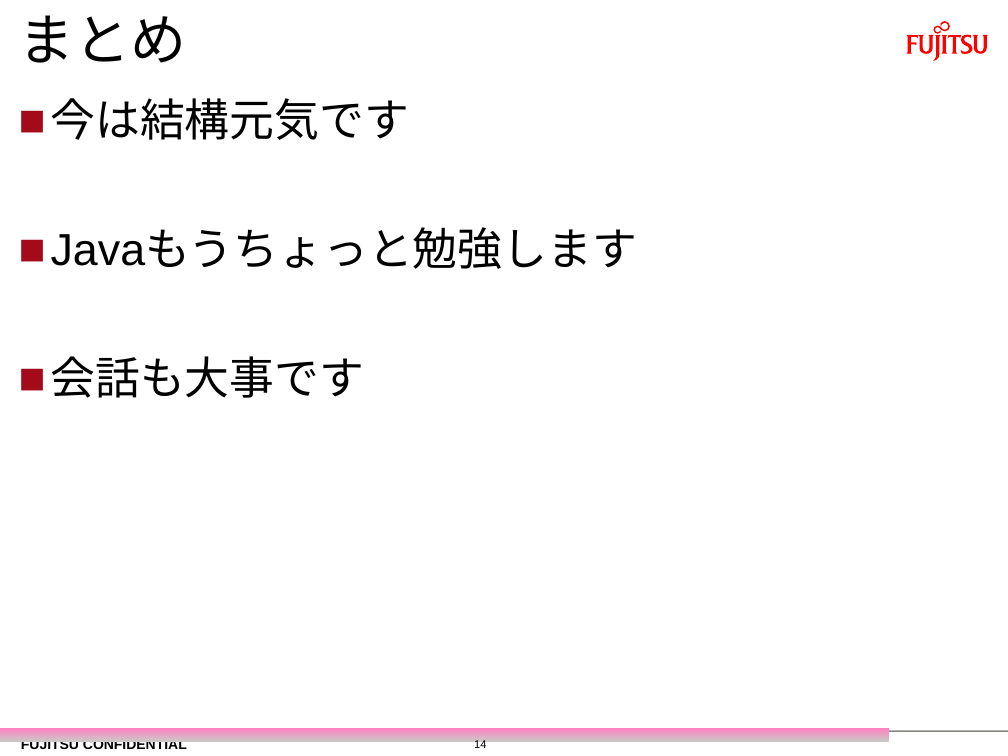
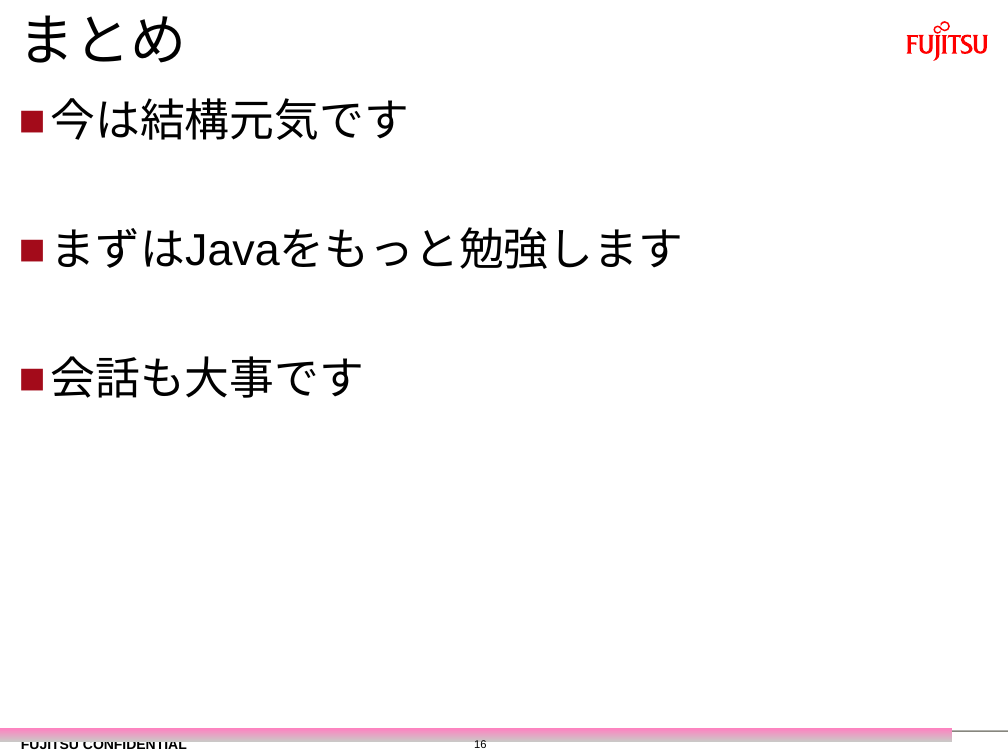
Before and after one commit to yuridonus/FEstudy, a slide deck: slide 17 of 部会発表_鈴木.pptm (slide 15 before the commit). Drawn at 1008x756 pixels with LibreOffice and Linux fonts; fonts in the diff are those of the drawing; background and template pictures are left out. Boxes give left, top, right and bottom in pixels: in the first picture for what was removed or moved away, otherwise in the second. Text is boxed around its words. In the diff, an @@ line names an element or a change of style, - is before the commit and + after.

```diff
--- a/部会発表_鈴木.pptm
+++ b/部会発表_鈴木.pptm
@@ text at box(51, 227, 684, 269): text changed @@
-■ Javaもうちょっと勉強します
+■ まずはJavaをもっと勉強します
@@ rectangle: place and size @@
-rectangle at box(0, 728, 889, 742)
+rectangle at box(0, 728, 952, 742)
@@ page number at box(474, 740, 486, 748): text changed @@
-14
+16
```
Also in this commit, not shown: 14 other slides changed, 1 slide added, 1 other file.
